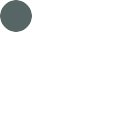
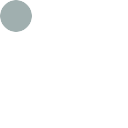
Two versions of the same layered image (w=128, h=128). Layer-by-layer changes:
painted on "Background" over [0, 0, 32, 32]
